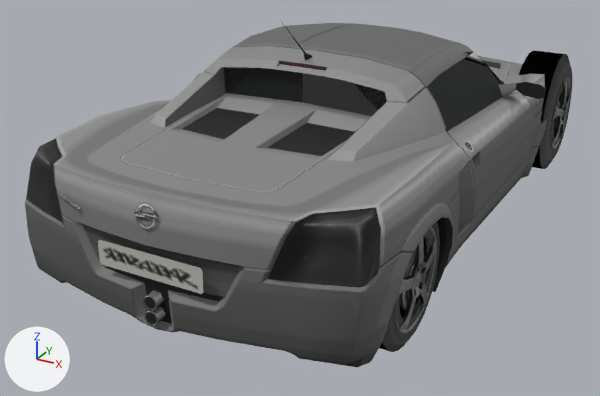
An edit to the glTF model dealership/public/gran-turismo-4/previews/opel0006.glb, drawn before and after from the same camera.
One viewpoint serves both versions: a 50 mm camera at (1.85, -3.99, 1.97) aimed at (-0.2, -0.27, 0.11). Arrows for +X, +Y and +Z are at lower left; the lights stay in place. The picture after the commit comes second. Vertices at exactly the same position are counted once.

Objects in the first picture: 'body', 'tire_front_left', 'tire_rear_left', 'wheel_front_left', 'wheel_rear_left'.
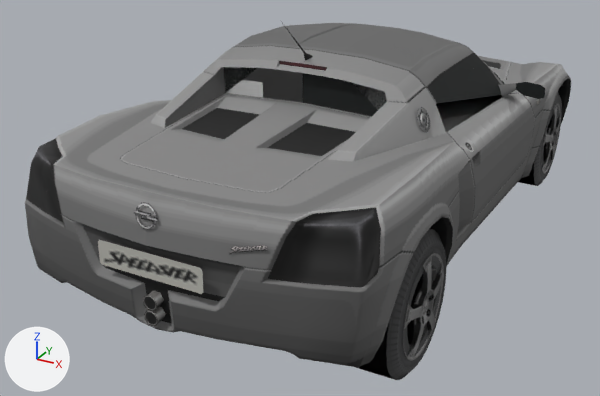
The change, as a list of edits to the scene's bpy script:
```text
Change me_body:
    where me_body.from_pydata(...)  # 2030 vertices, 3192 faces; spans x -0.93..0.93, y -1.83..1.94, z 0.04..1.22
    used by ob_body; location = (0.0, 0.0, 0.0)
    me_body part 1: the loose piece of 777 vertices spanning x -0.88..0.88, y -1.83..1.94, z 0.05..1.02 is mirrored in x about its middle
    me_body part 2: the loose piece of 48 vertices spanning x 0.81..0.83, y -1.3..-1.03, z 0.17..0.45 is mirrored in x about its middle, then moved by (-0.16, 2.33, -0.12)
    me_body part 3: 178 of the vertices in x -0.77..0.77, y -1.83..-1.49, z 0.15..0.73 are mirrored in x about their middle
    me_body part 4: 48 of the vertices in x -0.81..0.81, y -0.66..-0.31, z 0.56..1.02 are mirrored in x about their middle
Change me_tire_rear:
    used by ob_tire_rear_left; location = (0.755, 1.165, 0.363)
    remove me_tire_rear.from_pydata(...)  # 120 vertices, 208 faces; spans x -0.112..0.112, y -0.363..0.363, z -0.361..0.361
    add me_tire_rear.from_pydata(...)  # 120 vertices, 208 faces; spans x -0.112..0.112, y -0.317..0.317, z -0.315..0.315
    me_tire_rear part 5: 120 of 120 vertices moved; they spanned x -0.112..0.112, y -0.363..0.363, z -0.361..0.361 and now span x -0.112..0.112, y -0.317..0.317, z -0.315..0.315; mean shift (0.0, 0.0, 0.0)
Change ob_tire_front_right:
    ob_tire_front_right.scale: (-1.0, 1.0, 1.0) -> (1.0, 1.0, 1.0)
    ob_tire_front_right.location: (-0.743, -1.165, 0.31) -> (0.743, 1.165, 0.187)
Change ob_wheel_rear_left:
    ob_wheel_rear_left.location: (0.755, 1.165, 0.363) -> (-0.755, -1.165, 0.192)
    ob_wheel_rear_left.scale: (1.0, 1.0, 1.0) -> (-1.0, 1.0, 1.0)
Change ob_wheel_rear_right:
    ob_wheel_rear_right.scale: (-1.0, 1.0, 1.0) -> (1.0, 1.0, 1.0)
    ob_wheel_rear_right.location: (-0.755, 1.165, 0.363) -> (0.755, -1.165, 0.192)
Change ob_tire_rear_left:
    ob_tire_rear_left.location: (0.755, 1.165, 0.363) -> (-0.755, -1.165, 0.192)
    ob_tire_rear_left.scale: (1.0, 1.0, 1.0) -> (-1.0, 1.0, 1.0)
Change ob_tire_rear_right:
    ob_tire_rear_right.scale: (-1.0, 1.0, 1.0) -> (1.0, 1.0, 1.0)
    ob_tire_rear_right.location: (-0.755, 1.165, 0.363) -> (0.755, -1.165, 0.192)
```

Changed parts and their boxes (x1, y1, x2, y2) in the pictures (600 x 396 px; the box of a moved part takes in the faces that stretch with it):
'body', reshaped
    before: (25, 20, 562, 367)
    after: (25, 20, 571, 367)
'tire_rear_right', reshaped, moved, rescaled (not visible before)
    after: (356, 229, 447, 380)
'tire_rear_left', reshaped, moved, rescaled (not visible afterwards)
    before: (514, 51, 572, 169)
'wheel_rear_right', moved, rescaled (not visible before)
    after: (403, 253, 444, 361)
'tire_front_right', moved, rescaled (not visible before)
    after: (518, 92, 562, 186)
'wheel_rear_left', moved, rescaled (not visible afterwards)
    before: (551, 77, 571, 149)
part 1 of me_body, moved or reshaped
    before: (50, 49, 562, 367)
    after: (50, 49, 571, 367)
part 2 of me_body, moved or reshaped (not visible afterwards)
    before: (399, 247, 427, 311)
part 3 of me_body, moved or reshaped
    before: (59, 166, 313, 326)
    after: (46, 191, 360, 326)
part 4 of me_body, moved or reshaped
    before: (194, 20, 480, 161)
    after: (280, 20, 480, 161)
part 5 of me_tire_rear, moved or reshaped
    before: (519, 51, 572, 169)
    after: (356, 229, 447, 380)
